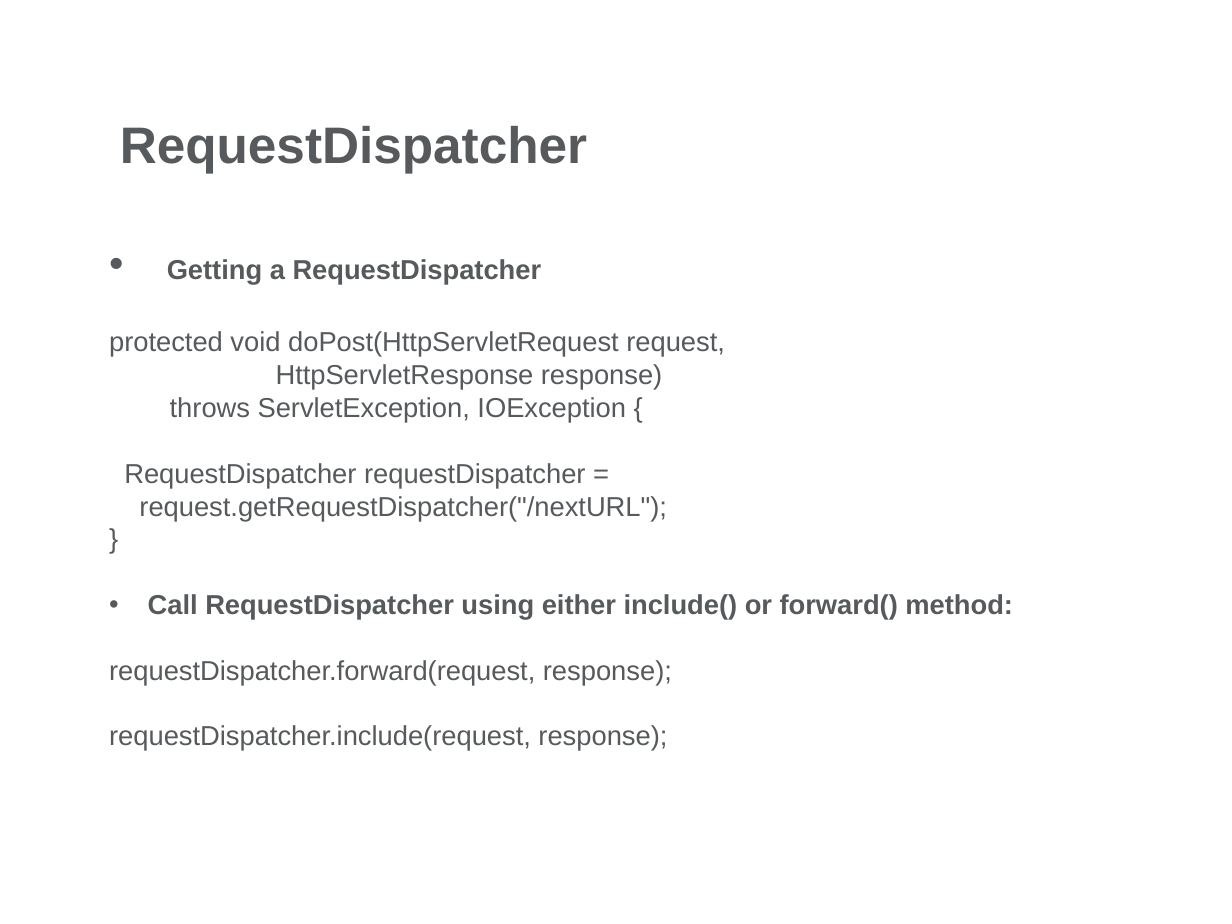
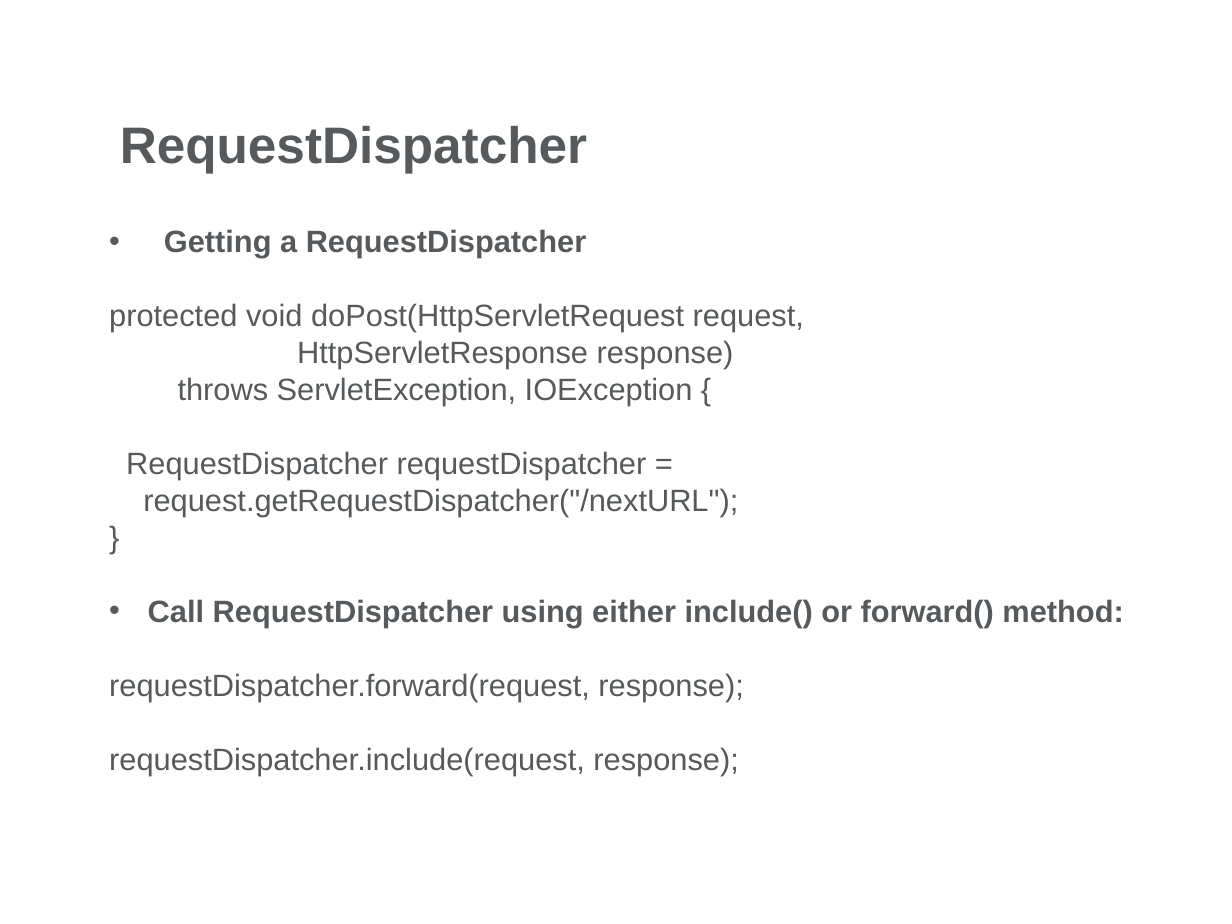
Before and after one commit to chiriacbeatrice/JavaDocs, a slide deck: slide 14 of Servlets/Day2/Docs/Web Presentation-Part2.pptx. Drawn at 1232x924 pixels with LibreOffice and Linux fonts; fonts in the diff are those of the drawing; background and template pictures are left out. Boxes give left, top, right and bottom in pixels: in the first picture for what was removed or moved away, otherwise in the second. Text is boxed around its words. In the diff, an @@ line names an element or a change of style, - is before the commit and + after.

Commit message:
Servlet-Part2

```diff
--- a/Servlets/Day2/Docs/Web Presentation-Part2.pptx
+++ b/Servlets/Day2/Docs/Web Presentation-Part2.pptx
@@ text "Getting a RequestDispatcher": place and size @@
-text "Getting a RequestDispatcher" at (109,259,1013,751)
+text "Getting a RequestDispatcher" at (109,229,1123,776)
@@ text "Getting a RequestDispatcher" at (109,229,1123,776): size 16 to 18 pt @@
```
Also in this commit, not shown: 14 other slides changed, 18 other files.
